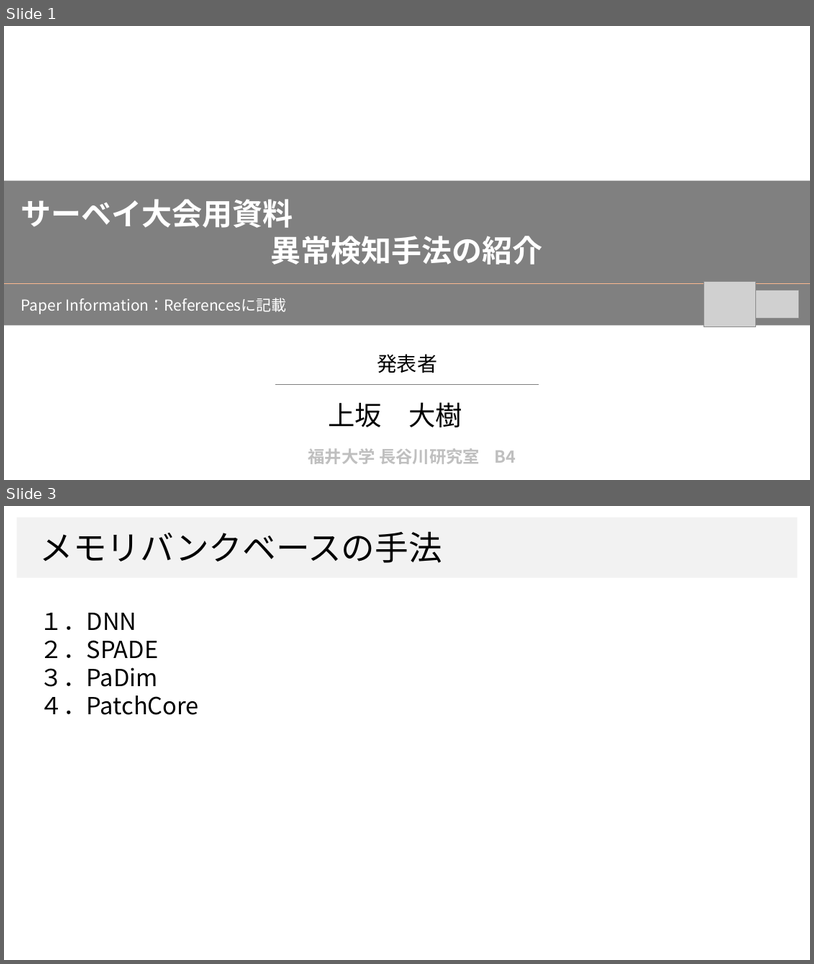
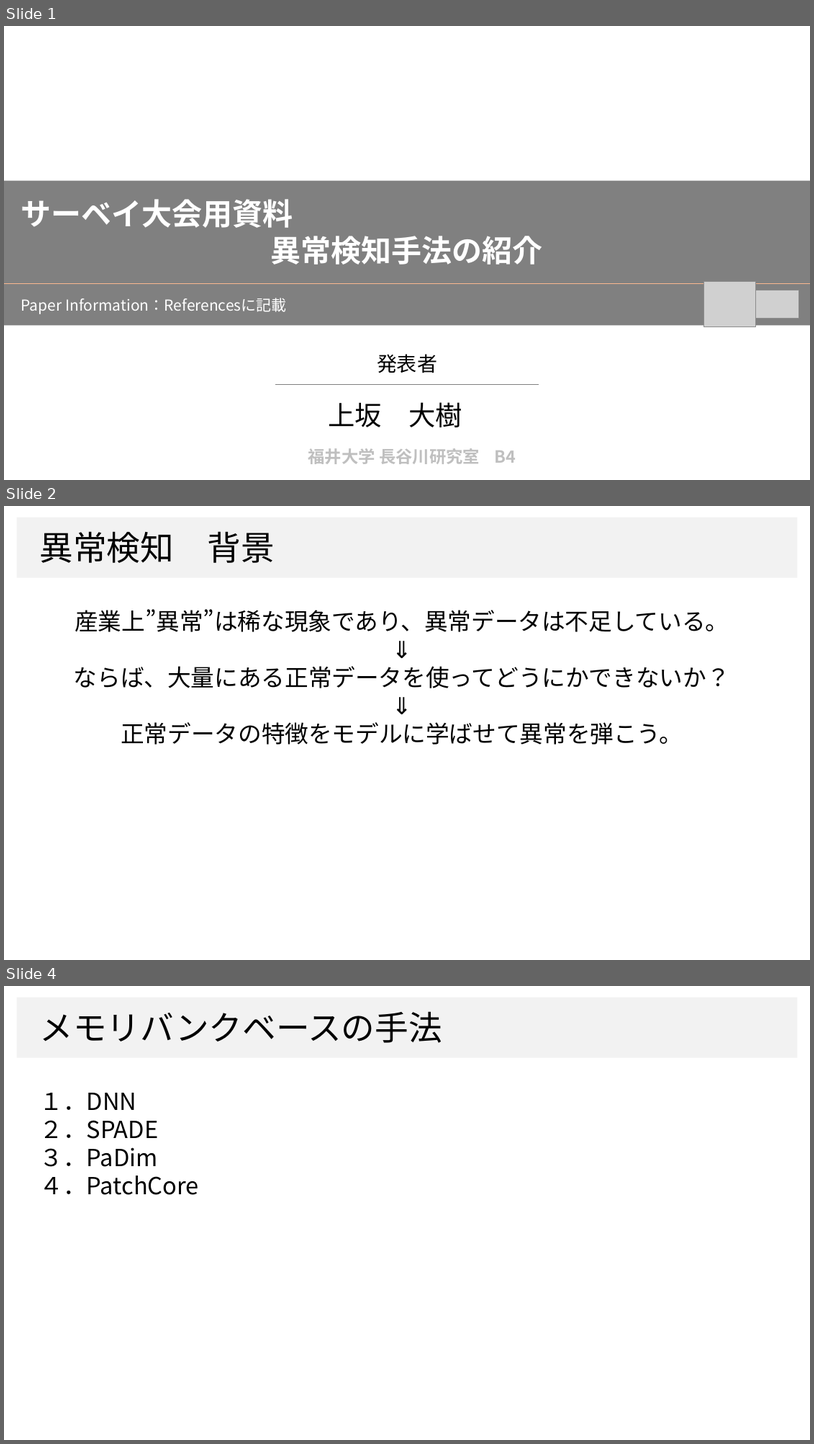
Before and after one commit to dhia-github/haselab-all, a slide deck: 発表資料/B4_上坂大樹_サーベイ大会資料.pptx. Shown one above the other, each under a label of ours: slides 1 and 3 before the commit, slides 1, 2 and 4 after it; the slides between them are not shown. The pictures are 814x964 and 814x1444 pixels, drawn with LibreOffice and Linux fonts; fonts in the diff are those of the drawing; grey boxes stand for pictures; background and template pictures are left out. Boxes give left, top, right and bottom in pixels: in the first picture for what was removed or moved away, otherwise in the second. Text is boxed around its words. In the diff, an @@ line names an element or a change of style, - is before the commit and + after.

```diff
--- a/発表資料/B4_上坂大樹_サーベイ大会資料.pptx
+++ b/発表資料/B4_上坂大樹_サーベイ大会資料.pptx
@@ slide 2 added at bbox=[4, 506, 810, 960], background #FFFFFF; not listed: 1 template element that a slide beside it also shows @@
@@ text added at bbox=[39, 531, 275, 563], 40 pt, text #000000 @@
+異常検知 背景
@@ text added at bbox=[74, 609, 730, 744], 28 pt, text #000000 @@
+産業上”異常”は稀な現象であり、異常データは不足している。
+⇓
+ならば、大量にある正常データを使ってどうにかできないか？
+⇓
+正常データの特徴をモデルに学ばせて異常を弾こう。
@@ what was slide 3 is now slide 4 @@
```
Also in this commit, not shown: 14 slides changed.
